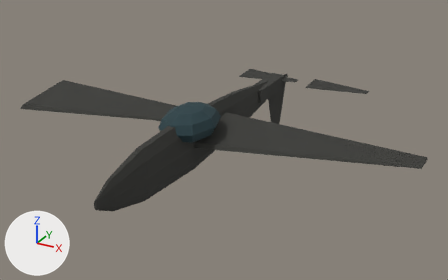
The glTF model game/assets/units/fw190_Destroyed.glb as it was, and as the next commit left it.
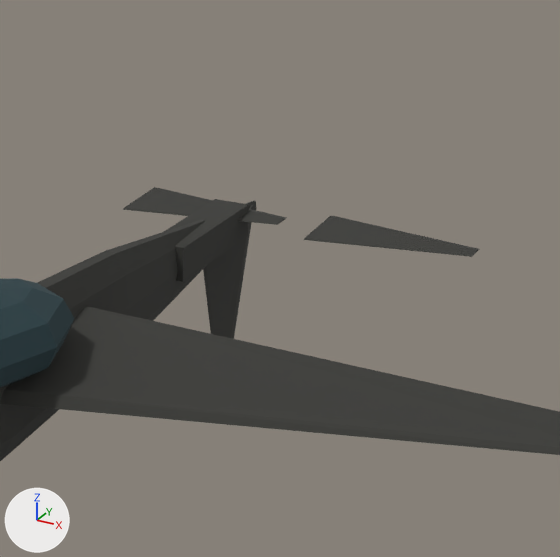
Each version appears first whole from a 50 mm lens placed at (7.05, -12.3, 7.23), pointed at (0.23, 0.12, 1.02), and next in a close-up on the part from 43% to 89% of the width and 0% to 73% of the height. Arrows for +X, +Y and +Z are at lower left; the lights stay in place. The first two pictures are the older version. Where no turn or scale is listed for an object, it has been applied to the vertices.

Objects in the first close-up: 'Cockpit', 'Elevator_L', 'Elevator_R', 'Fuselage', 'Rudder', 'TailBoom', 'Wing_R'.
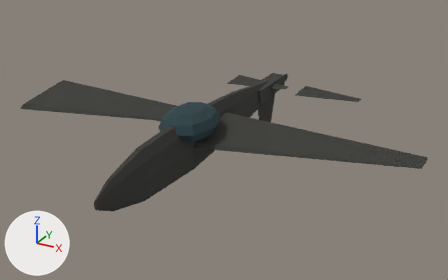
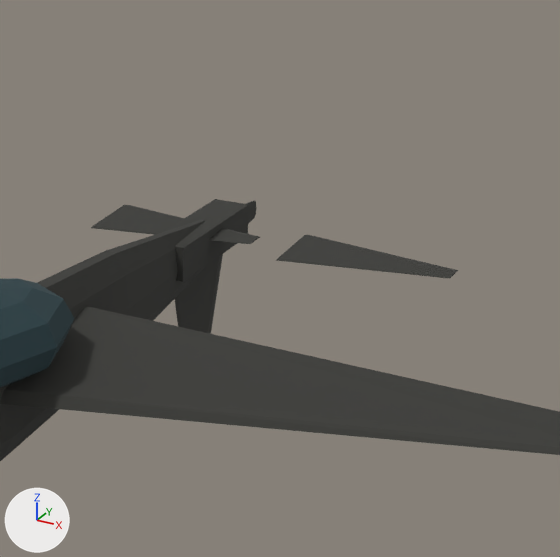
What the commit changed:
Object 'Elevator_L' (ob_elevator_l) moves from (-1.05, 3.78, 1.56) to (-1.05, 3.06, 1.56).
Object 'Elevator_R' (ob_elevator_r) moves from (1.05, 3.78, 1.56) to (1.05, 3.06, 1.56).
Object 'Rudder' (ob_rudder) moves from (0.0, 3.78, 1.48) to (0.0, 3.06, 1.48).

Pixel boxes (x1, y1, x2, y2) of what changed, in the close-ups (560 x 557 px):
'Elevator_R', moved
    before: (304, 216, 479, 257)
    after: (276, 235, 458, 279)
'Rudder', moved
    before: (203, 205, 253, 339)
    after: (175, 254, 223, 334)
'Elevator_L', moved
    before: (123, 187, 286, 225)
    after: (91, 205, 260, 244)
